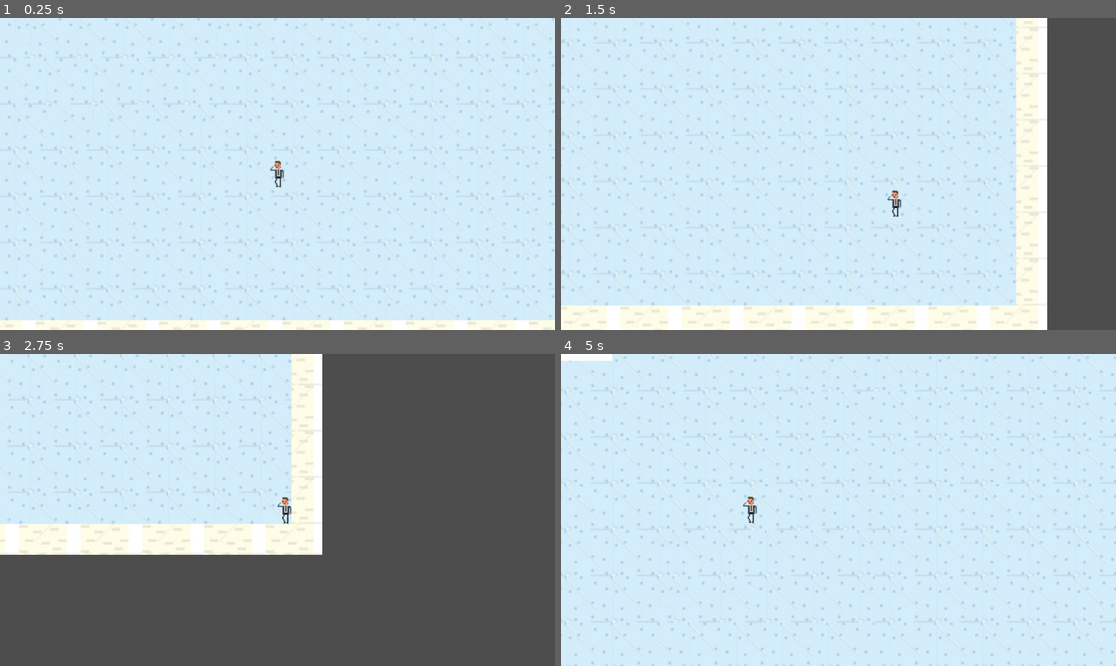
Above: before the commit, frames 1-4 (two rows, left to right).
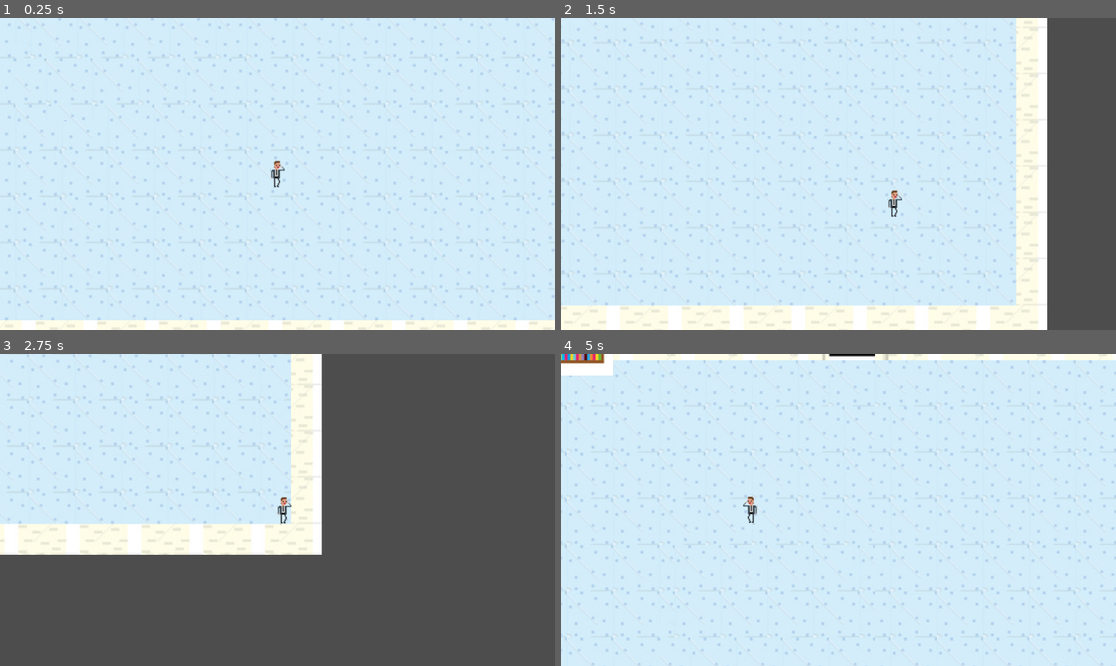
Above: after the commit, the same moments.

Repository: alourencodev/ldjam55
Game: Godot game, scene res://Screens/main.tscn
Two runs of this game, one before a commit and one after it. Both use one fixed random seed, a clock stepped at 60 frames per second and the inputs below.
Inputs (mouse positions are in pixels of both pictures, inside the frame that each line leads up to):
- Up to frame 1 (0.25 s): no input
- Up to frame 2 (1.5 s): tap Enter at 0.5 s; move the mouse to (960, 158) at 0.52 s; hold Right (right) 0.53-1.28 s; click (960, 158) at 0.6 s; move the mouse to (727, 189) at 1.27 s; hold Down (down) from 1.28 s (still down); click (727, 189) at 1.35 s
- Up to frame 3 (2.75 s): move the mouse to (333, 441) at 2.02 s; release Down (down) at 2.03 s; hold Right (right) from 2.03 s (still down); click (333, 441) at 2.1 s
- Up to frame 4 (5 s): move the mouse to (810, 572) at 2.77 s; release Right (right) at 2.78 s; hold Up (up) 2.78-3.53 s; click (810, 572) at 2.85 s; move the mouse to (1005, 556) at 3.52 s; hold Left (left) from 3.53 s (still down); click (1005, 556) at 3.6 s; move the mouse to (672, 463) at 4.27 s; click (672, 463) at 4.35 s

The runs differ from the first frame. In frame 1, 0.1% of the frame differs, in the area x 48-52%, y 46-55%; in frame 2, 0.1%; in frame 3, 0.3%; in frame 4, 5.7%, in the area x 0-100%, y 0-100%.

Commit message:
Turn player into walking direction

Diff:
--- a/Scenes/Player.tscn
+++ b/Scenes/Player.tscn
@@ -89,6 +89,7 @@
 
 [node name="Player" type="CharacterBody2D"]
 collision_mask = 260
+motion_mode = 1
 script = ExtResource("1_4qh64")
 
 [node name="CollisionShape2D" type="CollisionShape2D" parent="."]
@@ -97,11 +98,11 @@
 
 [node name="AnimatedSprite2D" type="AnimatedSprite2D" parent="."]
 z_index = 2
+scale = Vector2(-1, 1)
 sprite_frames = SubResource("SpriteFrames_ymysb")
 animation = &"walk"
 
 [node name="Camera2D" type="Camera2D" parent="."]
-ignore_rotation = false
 zoom = Vector2(2, 2)
 position_smoothing_enabled = true
 rotation_smoothing_enabled = true
--- a/Scripts/Player.gd
+++ b/Scripts/Player.gd
@@ -7,8 +7,12 @@
 func get_input():
 	var input = Vector2()
 	if Input.is_action_pressed('right'):
+		scale = Vector2(1.0, 1.0)
+		rotation = 0.0
 		input.x += 1
 	if Input.is_action_pressed('left'):
+		scale = Vector2(-1.0, 1.0)
+		rotation = 0.0
 		input.x -= 1
 	if Input.is_action_pressed('down'):
 		input.y += 1
@@ -16,7 +20,6 @@
 		input.y -= 1
 
 	return input
-
 
 func _physics_process(_delta):
 	var direction = get_input()
